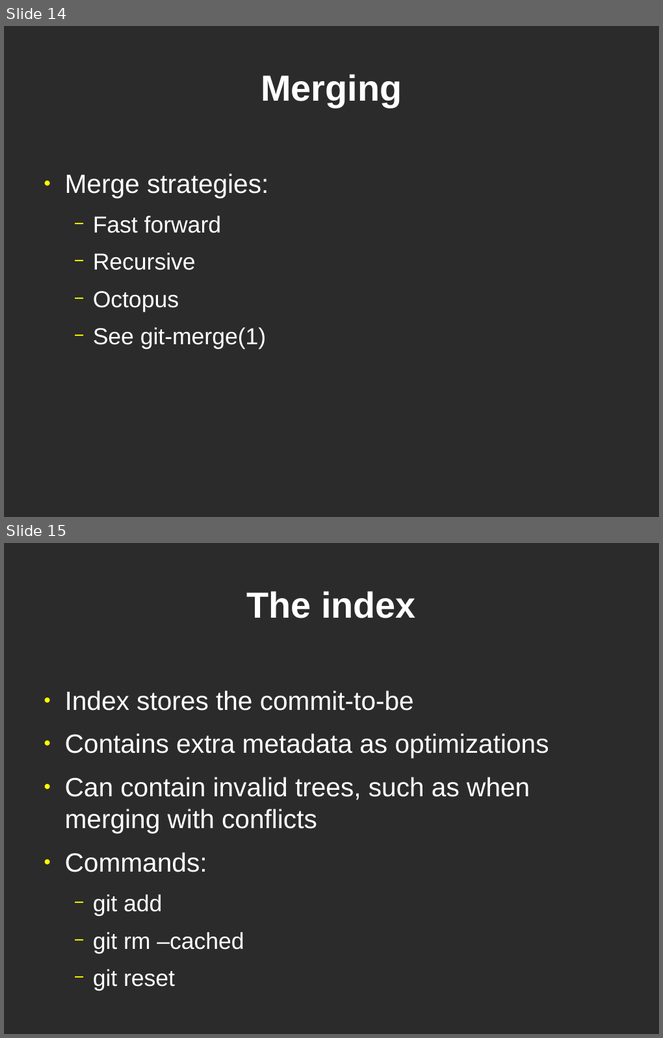
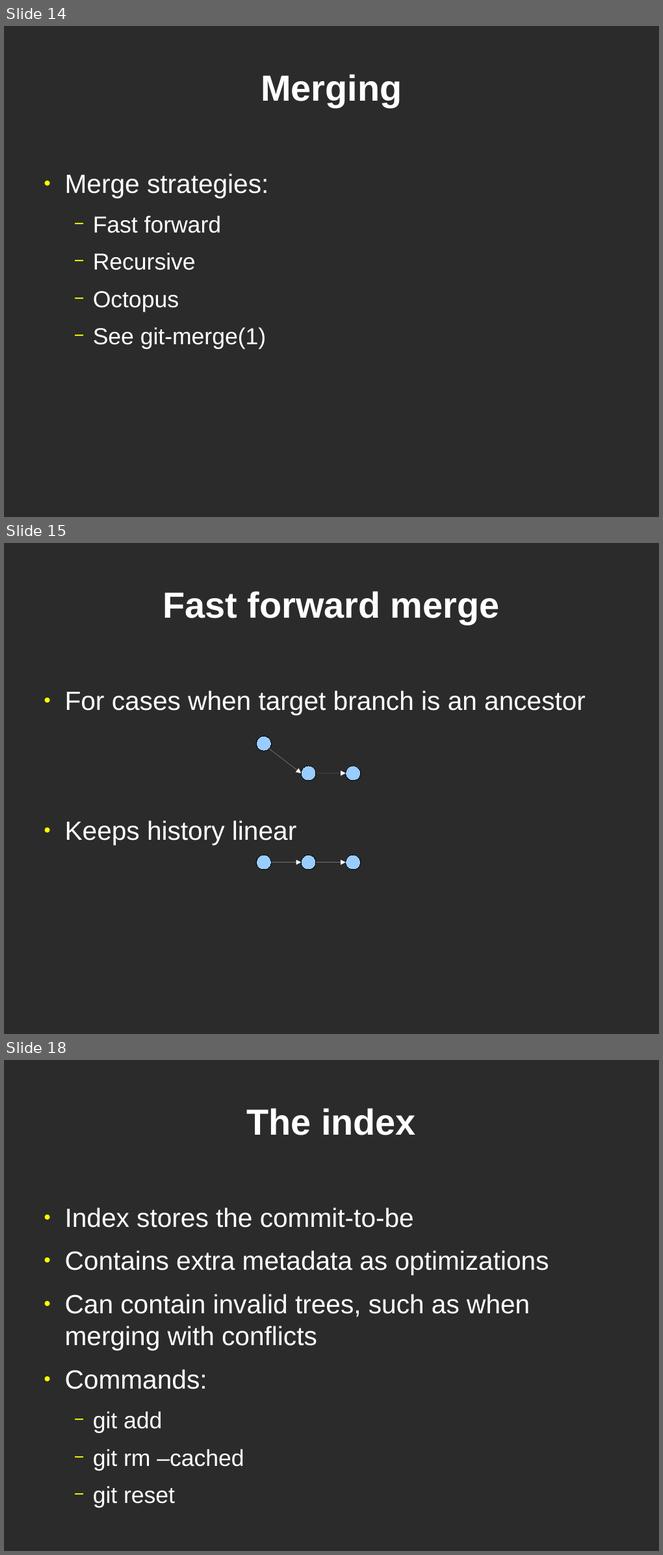
Before and after one commit to bjc/dvcs-git-slides, a slide deck: git.odp. Shown one above the other, each under a label of ours: slides 14 and 15 before the commit, slides 14, 15 and 18 after it; the slides between them are not shown. The pictures are 663x1038 and 663x1555 pixels, drawn with LibreOffice and Linux fonts; fonts in the diff are those of the drawing; background and template pictures are left out; a plain dark background stands for a picture behind light text. Boxes give left, top, right and bottom in pixels: in the first picture for what was removed or moved away, otherwise in the second. Text is boxed around its words. In the diff, an @@ line names an element or a change of style, - is before the commit and + after.

```diff
--- a/git.odp
+++ b/git.odp
@@ slide 15 added at <box>4,543,659,1034</box>, background picture (left out) @@
@@ title added at <box>163,591,500,624</box>, 44 pt, text #FFFFFF, bold @@
+Fast forward merge
@@ text added at <box>65,691,586,845</box>, 32 pt, text #FFFFFF @@
+● For cases when target branch is an ancestor
+● Keeps history linear
@@ ellipse added at <box>257,736,272,751</box>, fill #99CCFF, outline #000000 0 pt @@
@@ arrow added from (269, 748) to (301, 774), #FFFFFF 0 pt @@
@@ ellipse added at <box>301,766,316,781</box>, fill #99CCFF, outline #000000 0 pt @@
@@ arrow added from (316, 773) to (346, 774), #FFFFFF 0 pt @@
@@ ellipse added at <box>346,766,361,781</box>, fill #99CCFF, outline #000000 0 pt @@
@@ ellipse added at <box>257,855,272,870</box>, fill #99CCFF, outline #000000 0 pt @@
@@ arrow added from (272, 862) to (301, 863), #FFFFFF 0 pt @@
@@ ellipse added at <box>301,855,316,870</box>, fill #99CCFF, outline #000000 0 pt @@
@@ arrow added from (316, 862) to (346, 863), #FFFFFF 0 pt @@
@@ ellipse added at <box>346,855,361,870</box>, fill #99CCFF, outline #000000 0 pt @@
@@ what was slide 15 is now slide 18 @@
```
Also in this commit, not shown: 6 slides changed, 4 other slides added, 1 slide removed.
